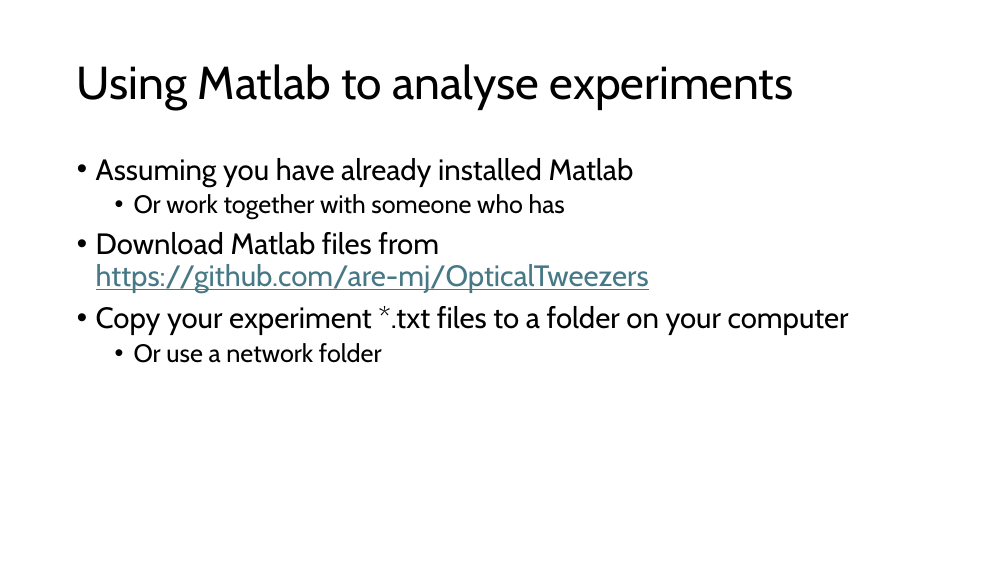
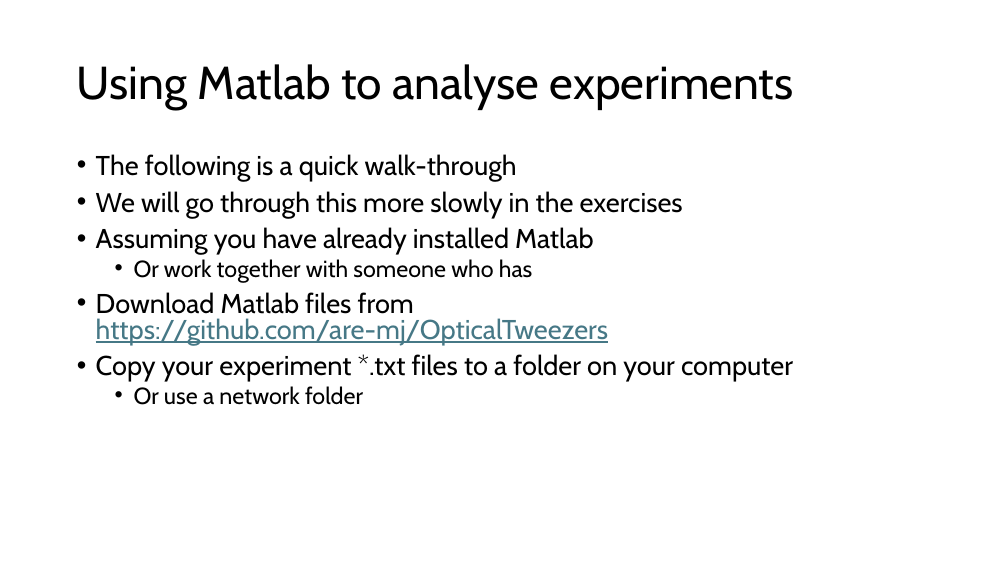
Before and after one commit to are-mj/OpticalTweezers, a slide deck: slide 21 of Summer school 2024/Analysis of protein stretching experiments.pptx (slide 20 before the commit). Drawn at 1008x567 pixels with LibreOffice and Linux fonts; fonts in the diff are those of the drawing. Boxes give left, top, right and bottom in pixels: in the first picture for what was removed or moved away, otherwise in the second. Text is boxed around its words. In the diff, an @@ line names an element or a change of style, - is before the commit and + after.

```diff
--- a/Summer school 2024/Analysis of protein stretching experiments.pptx
+++ b/Summer school 2024/Analysis of protein stretching experiments.pptx
@@ text at <box>96,154,683,218</box>: paragraphs added @@
+• The following is a quick walk-through
+• We will go through this more slowly in the exercises
@@ text at <box>96,227,793,405</box>: size 28 to 25.9 pt in "Assuming you have already installed Matlab", "Download Matlab files from https://github.com/are-mj/Optical ...", "Copy your experiment *.txt files to a ..."; size 24 to 22.2 pt in "Or work together with someone who has", "Or use a network folder"; line spacing 0.9 to 0.8 @@
```
Also in this commit, not shown: 10 other slides changed, 2 slides added, 2 other files.
